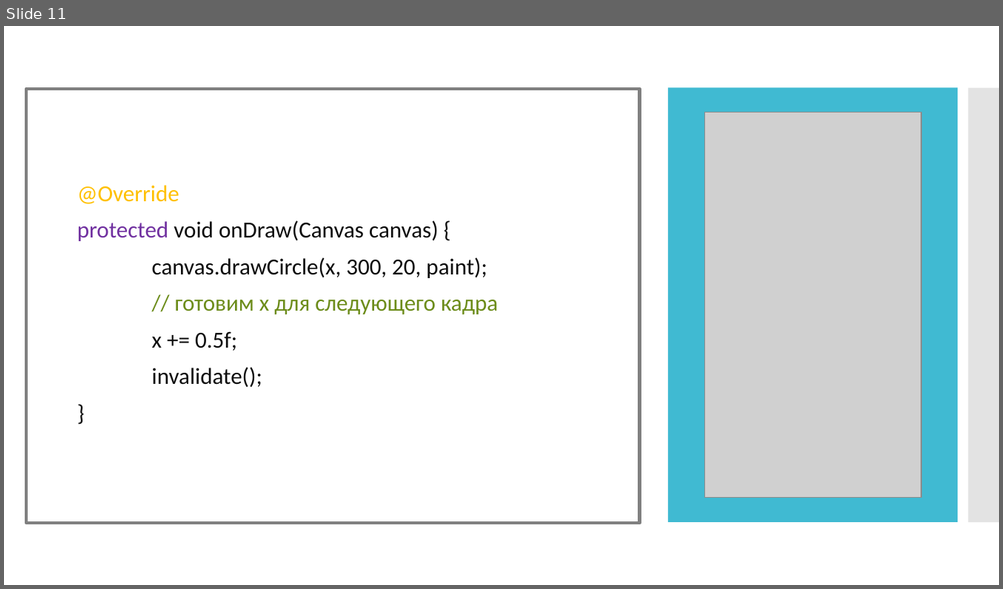
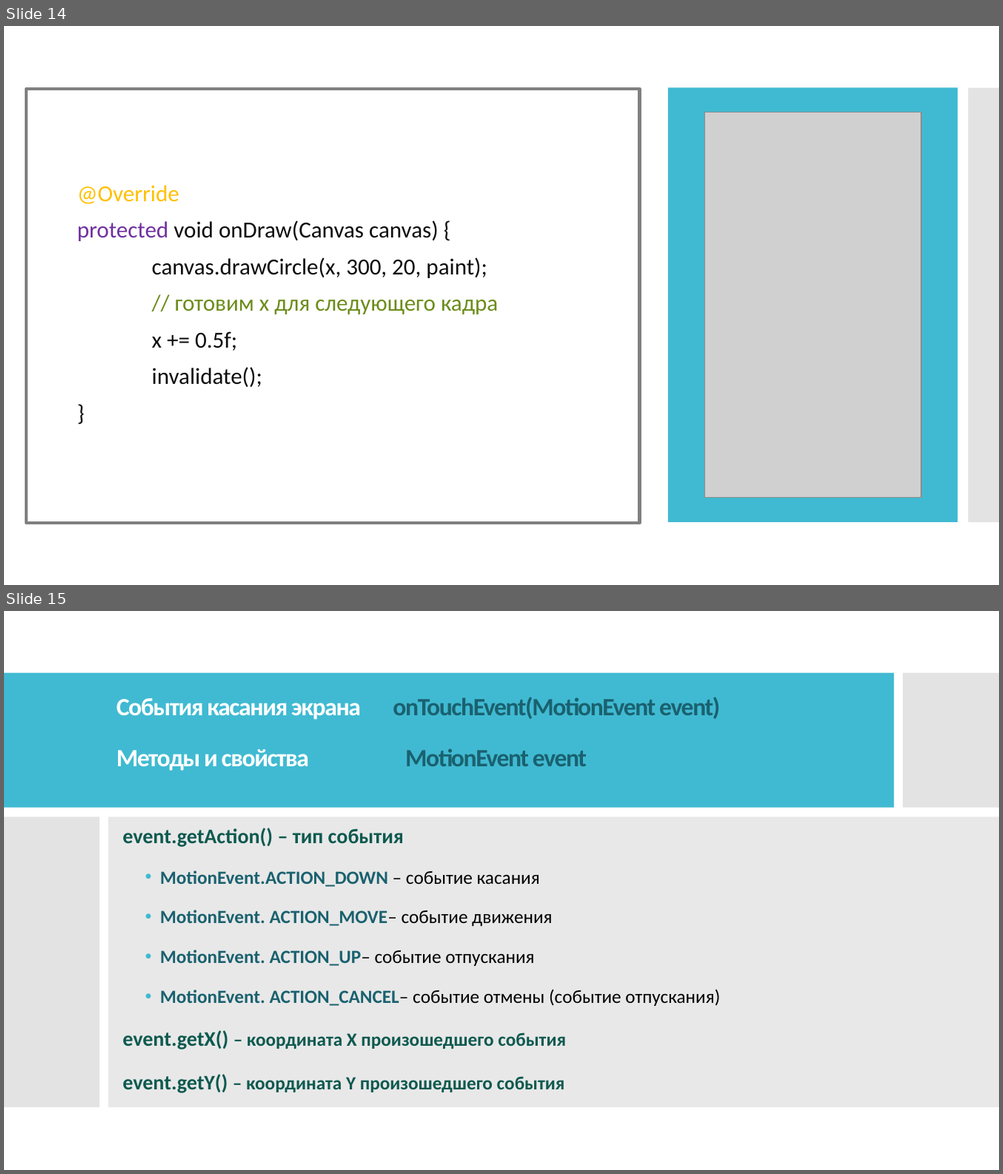
Before and after one commit to IriEfremova/LessonsCube, a slide deck: Android/Lesson8/Canvas.pptx. Shown one above the other, each under a label of ours: slide 11 before the commit, slides 14 and 15 after it. The pictures are 1003x589 and 1003x1174 pixels, drawn with LibreOffice and Linux fonts; fonts in the diff are those of the drawing; grey boxes stand for pictures. Boxes give left, top, right and bottom in pixels: in the first picture for what was removed or moved away, otherwise in the second. Text is boxed around its words. In the diff, an @@ line names an element or a change of style, - is before the commit and + after.

```diff
--- a/Android/Lesson8/Canvas.pptx
+++ b/Android/Lesson8/Canvas.pptx
@@ slide 15 added at bbox=[4, 611, 999, 1170], background #FFFFFF; not listed: 2 template elements that a slide beside it also shows @@
@@ rectangle added at bbox=[4, 611, 999, 1170], fill #FFFFFF @@
@@ rectangle added at bbox=[4, 673, 285, 1108], fill #40BAD2 @@
@@ rectangle added at bbox=[4, 673, 894, 808], fill #40BAD2 @@
@@ rectangle added at bbox=[903, 673, 999, 808], fill #C8C8C8 at 50% opacity @@
@@ rectangle added at bbox=[968, 673, 999, 1108], fill #C8C8C8 at 50% opacity @@
@@ text added at bbox=[116, 697, 720, 771], 24 pt, text #1A616F, bold @@
+События касания экрана onTouchEvent(MotionEvent event)
+Методы и свойства MotionEvent event
@@ rectangle added at bbox=[4, 817, 99, 1108], fill #C8C8C8 at 50% opacity @@
@@ rectangle added at bbox=[108, 817, 999, 1108], fill #D9D9D9 at 60% opacity @@
@@ text added at bbox=[122, 828, 720, 1093], 18 pt, text #0D5A4F, bold @@
+event.getAction() – тип события
+  • MotionEvent.ACTION_DOWN – событие касания
+  • MotionEvent. ACTION_MOVE– событие движения
+  • MotionEvent. ACTION_UP– событие отпускания
+  • MotionEvent. ACTION_CANCEL– событие отмены (событие отпускания)
+event.getX() – координата Х произошедшего события
+event.getY() – координата Y произошедшего события
@@ what was slide 11 is now slide 14 @@
```
Also in this commit, not shown: 3 slides changed, 4 other slides added.
